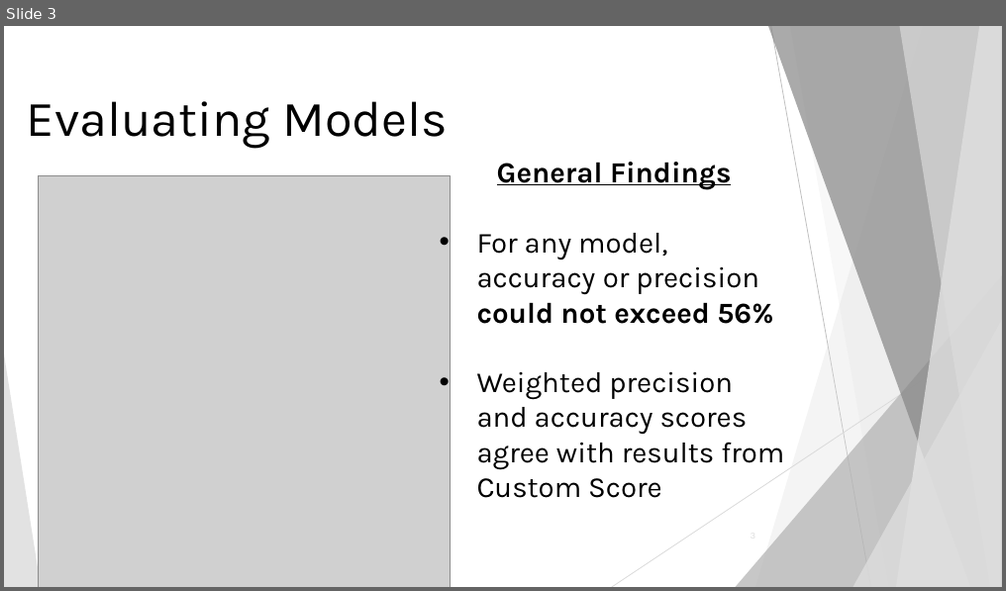
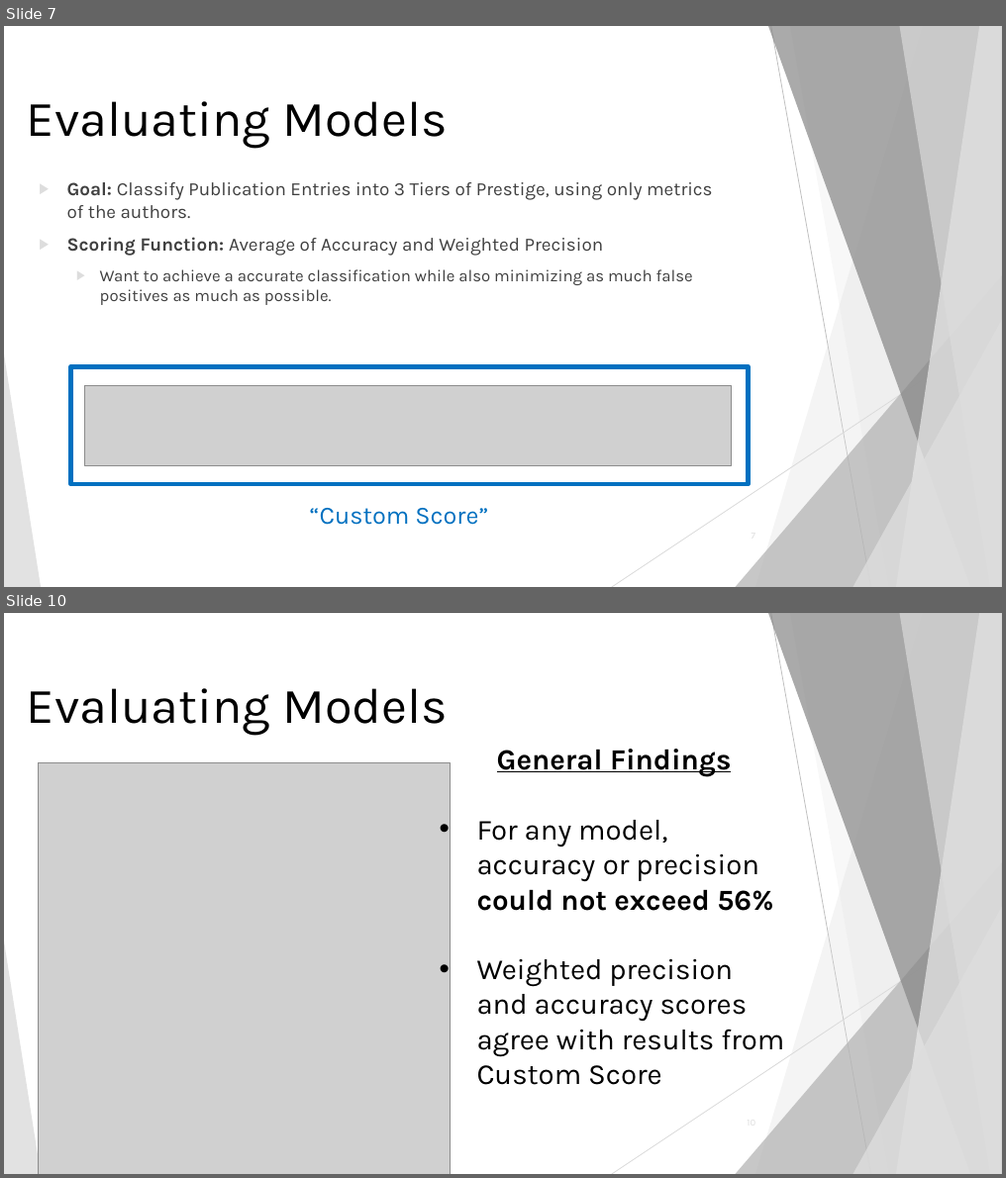
Before and after one commit to yokudake/ProfessorPowerIndex, a slide deck: Presentations and Reports/FinalPresentation_V1.pptx. Shown one above the other, each under a label of ours: slide 3 before the commit, slides 7 and 10 after it; the slides between them are not shown. The pictures are 1006x591 and 1006x1178 pixels, drawn with LibreOffice and Linux fonts; fonts in the diff are those of the drawing; grey boxes stand for pictures. Boxes give left, top, right and bottom in pixels: in the first picture for what was removed or moved away, otherwise in the second. Text is boxed around its words. In the diff, an @@ line names an element or a change of style, - is before the commit and + after.

```diff
--- a/Presentations and Reports/FinalPresentation_V1.pptx
+++ b/Presentations and Reports/FinalPresentation_V1.pptx
@@ slide 7 added at (4, 26, 1002, 587), background #FFFFFF; not listed: 10 template elements that a slide beside it also shows @@
@@ title added at (27, 101, 447, 149), 48 pt, text #000000 @@
+Evaluating Models
@@ text added at (67, 182, 713, 305), 18 pt, text #404040 @@
+▶ Goal: Classify Publication Entries into 3 Tiers of Prestige, using only metrics of the authors.
+▶ Scoring Function: Average of Accuracy and Weighted Precision
+  ▶ Want to achieve a accurate classification while also minimizing as much false positives as much as possible.
@@ rectangle added at (71, 367, 748, 484), outline #0070C0 4.5 pt @@
@@ picture added at (85, 385, 731, 466) @@
@@ text added at (310, 508, 488, 525), 24 pt, text #0070C0 @@
+“Custom Score”
@@ what was slide 3 is now slide 10 @@
```
Also in this commit, not shown: 1 slide changed, 8 other slides added, 2 slides removed, 2 other files.
